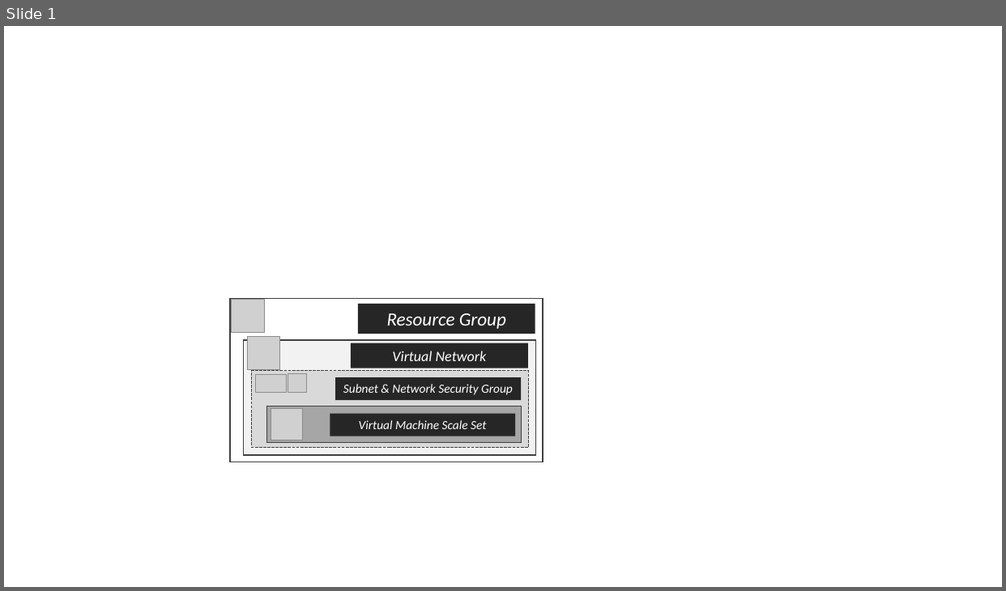
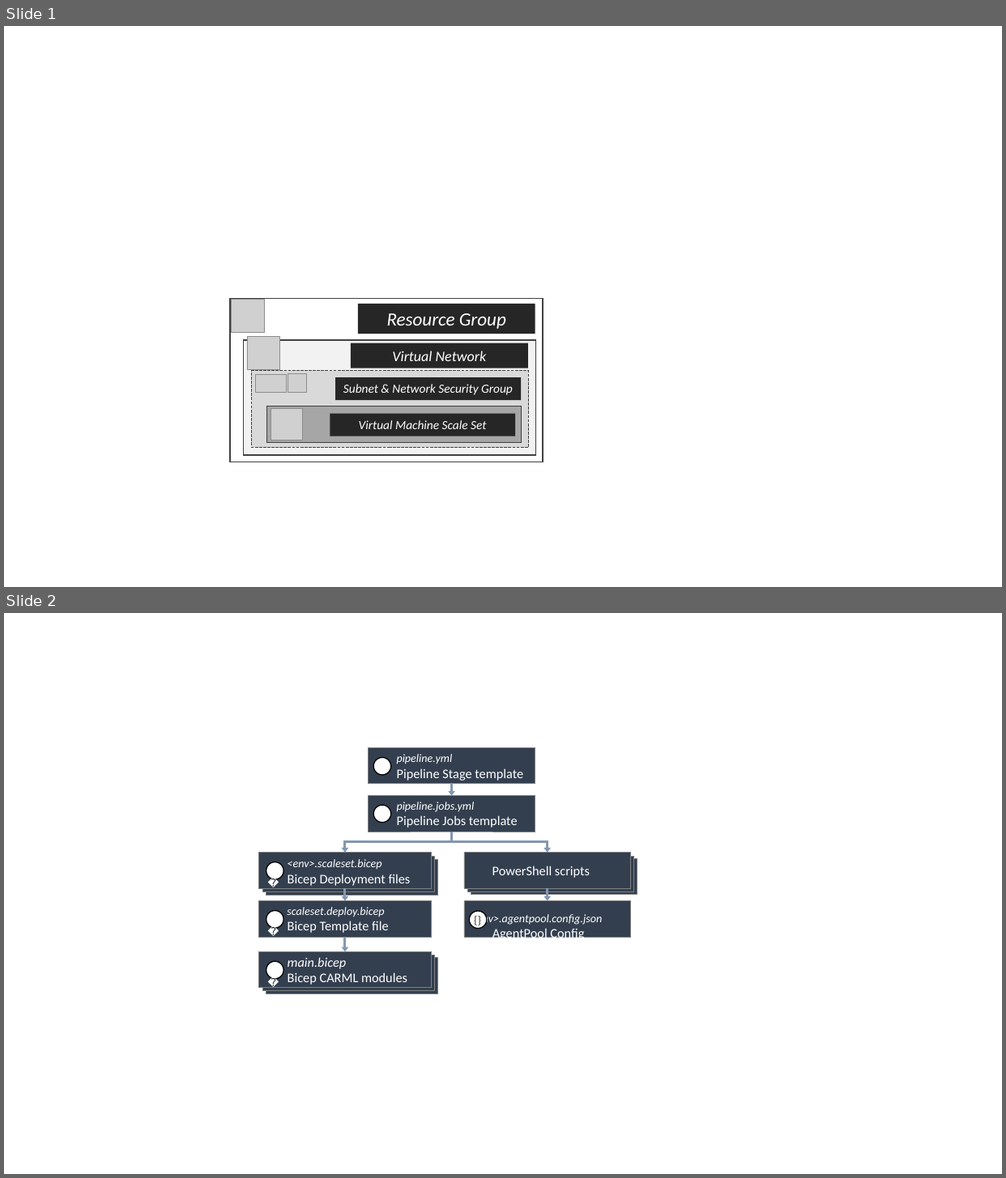
Before and after one commit to Azure/DevOps-Self-Hosted, a slide deck: docs/wiki/media/src/DevOps Self-Hosted Diagrams.pptx. Shown one above the other, each under a label of ours: slide 1 before the commit, slides 1 and 2 after it. The pictures are 1006x591 and 1006x1178 pixels, drawn with LibreOffice and Linux fonts; fonts in the diff are those of the drawing; grey boxes stand for pictures; background and template pictures are left out. Boxes give left, top, right and bottom in pixels: in the first picture for what was removed or moved away, otherwise in the second. Text is boxed around its words. In the diff, an @@ line names an element or a change of style, - is before the commit and + after.

```diff
--- a/docs/wiki/media/src/DevOps Self-Hosted Diagrams.pptx
+++ b/docs/wiki/media/src/DevOps Self-Hosted Diagrams.pptx
@@ slide 2 added at bbox=[4, 613, 1002, 1174], background #FFFFFF @@
@@ rectangle added at bbox=[368, 747, 535, 784], fill #333F50, outline #808080 0.5 pt, 12.7 pt, text #FFFFFF @@
+pipeline.yml
+Pipeline Stage template
@@ ellipse added at bbox=[374, 757, 391, 775], fill #FFFFFF, outline #000000 1 pt @@
@@ rectangle added at bbox=[368, 796, 535, 832], fill #333F50, outline #808080 0.5 pt, 12.7 pt, text #FFFFFF @@
+pipeline.jobs.yml
+Pipeline Jobs template
@@ ellipse added at bbox=[374, 806, 391, 823], fill #FFFFFF, outline #000000 1 pt @@
@@ arrow added from (452, 784) to (452, 796), #8497B0 2.25 pt @@
@@ rectangle added at bbox=[259, 853, 432, 888], fill #333F50, outline #808080 0.5 pt, 11 pt, text #FFFFFF, italic @@
+<env>.scaleset.bicep
+Bicep Deployment files
@@ elbow arrow added from (452, 832) to (345, 853), #8497B0 2.25 pt @@
@@ elbow arrow added from (452, 832) to (548, 853), #8497B0 2.25 pt @@
@@ rectangle added at bbox=[464, 853, 631, 888], fill #333F50, outline #808080 0.5 pt, 12.7 pt, text #FFFFFF @@
+PowerShell scripts
@@ text added at bbox=[261, 860, 286, 882], 10.5 pt, text #FFFFFF @@
+💪
@@ rectangle added at bbox=[262, 856, 434, 892], fill #333F50, outline #808080 0.5 pt @@
@@ rectangle added at bbox=[266, 859, 438, 895], fill #333F50, outline #808080 0.5 pt @@
@@ ellipse added at bbox=[266, 862, 283, 879], fill #FFFFFF, outline #000000 1 pt @@
@@ rectangle added at bbox=[467, 856, 633, 892], fill #333F50, outline #808080 0.5 pt @@
@@ rectangle added at bbox=[471, 858, 637, 895], fill #333F50, outline #808080 0.5 pt @@
@@ rectangle added at bbox=[259, 901, 432, 937], fill #333F50, outline #808080 0.5 pt, 11 pt, text #FFFFFF, italic @@
+scaleset.deploy.bicep
+Bicep Template file
@@ arrow added from (345, 888) to (345, 901), #8497B0 2.25 pt @@
@@ rectangle added at bbox=[464, 901, 631, 937], fill #333F50, outline #808080 0.5 pt, 11 pt, text #FFFFFF, italic @@
+<env>.agentpool.config.json
+AgentPool Config
@@ arrow added from (548, 888) to (548, 901), #8497B0 2.25 pt @@
@@ text added at bbox=[261, 909, 286, 931], 10.5 pt, text #FFFFFF @@
+💪
@@ ellipse added at bbox=[266, 911, 283, 928], fill #FFFFFF, outline #000000 1 pt @@
@@ text added at bbox=[467, 909, 489, 931], 11 pt, text #3B3838 @@
+{}
@@ ellipse added at bbox=[470, 911, 487, 928], fill #FFFFFF, outline #000000 1 pt @@
@@ rectangle added at bbox=[259, 952, 432, 988], fill #333F50, outline #808080 0.5 pt, 12.7 pt, text #FFFFFF @@
+main.bicep
+Bicep CARML modules
@@ arrow added from (345, 937) to (345, 952), #8497B0 2.25 pt @@
@@ text added at bbox=[261, 959, 286, 981], 10.5 pt, text #FFFFFF @@
+💪
@@ rectangle added at bbox=[262, 955, 434, 991], fill #333F50, outline #808080 0.5 pt @@
@@ rectangle added at bbox=[266, 958, 438, 994], fill #333F50, outline #808080 0.5 pt @@
@@ ellipse added at bbox=[266, 962, 283, 979], fill #FFFFFF, outline #000000 1 pt @@
```
Also in this commit, not shown: 4 other files.
